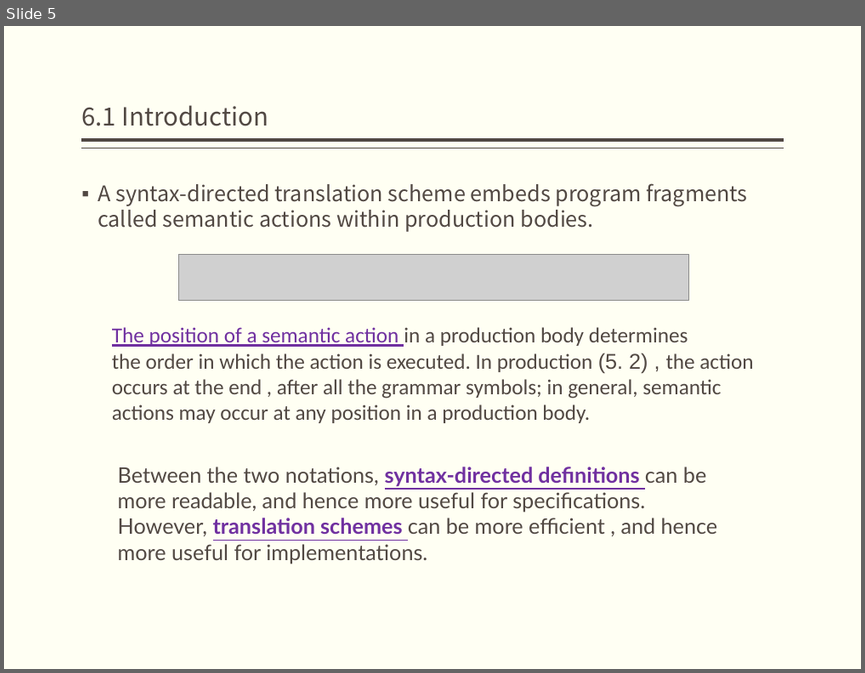
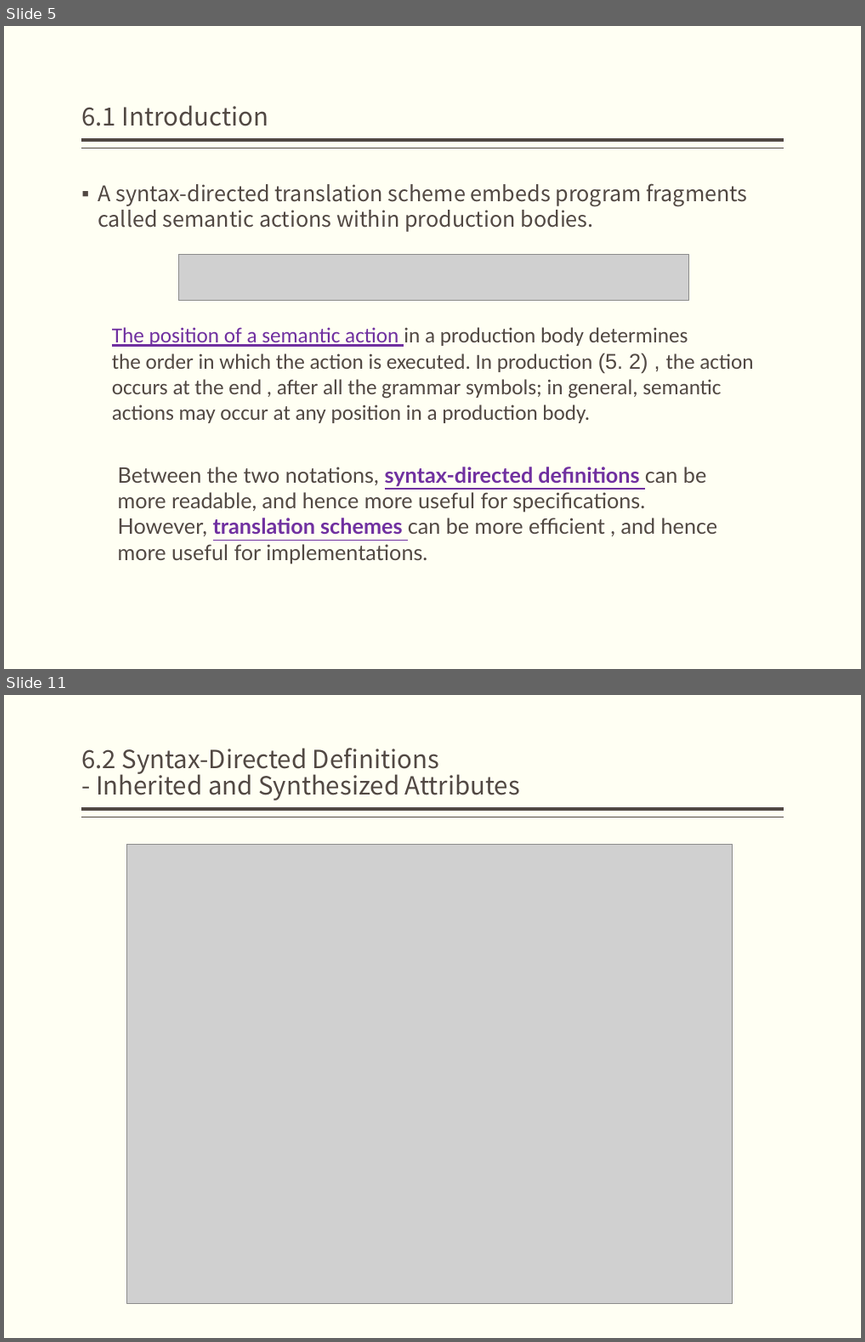
Before and after one commit to bonkboykz/jz81.github.io, a slide deck: course/compiler/LectureNotes/(Spring2017)Lecture6.pptx. Shown one above the other, each under a label of ours: slide 5 before the commit, slides 5 and 11 after it; the slides between them are not shown. The pictures are 865x673 and 865x1342 pixels, drawn with LibreOffice and Linux fonts; fonts in the diff are those of the drawing; grey boxes stand for pictures. Boxes give left, top, right and bottom in pixels: in the first picture for what was removed or moved away, otherwise in the second. Text is boxed around its words. In the diff, an @@ line names an element or a change of style, - is before the commit and + after.

```diff
--- a/course/compiler/LectureNotes/(Spring2017)Lecture6.pptx
+++ b/course/compiler/LectureNotes/(Spring2017)Lecture6.pptx
@@ slide 11 added at (x1=4, y1=695, x2=861, y2=1338), background #FFFFF3; not listed: 2 template elements that a slide beside it also shows @@
@@ title added at (x1=81, y1=748, x2=520, y2=800), 21 pt, text #514843 @@
+6.2 Syntax-Directed Definitions
+- Inherited and Synthesized Attributes
@@ picture added at (x1=127, y1=845, x2=733, y2=1304) @@
```
Also in this commit, not shown: 2 slides changed, 13 other slides added.
